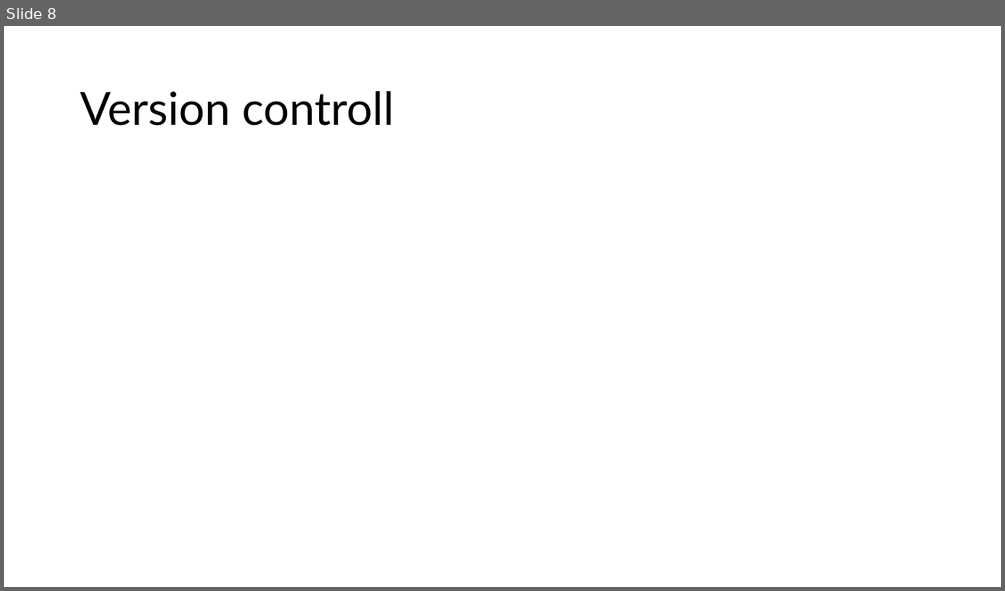
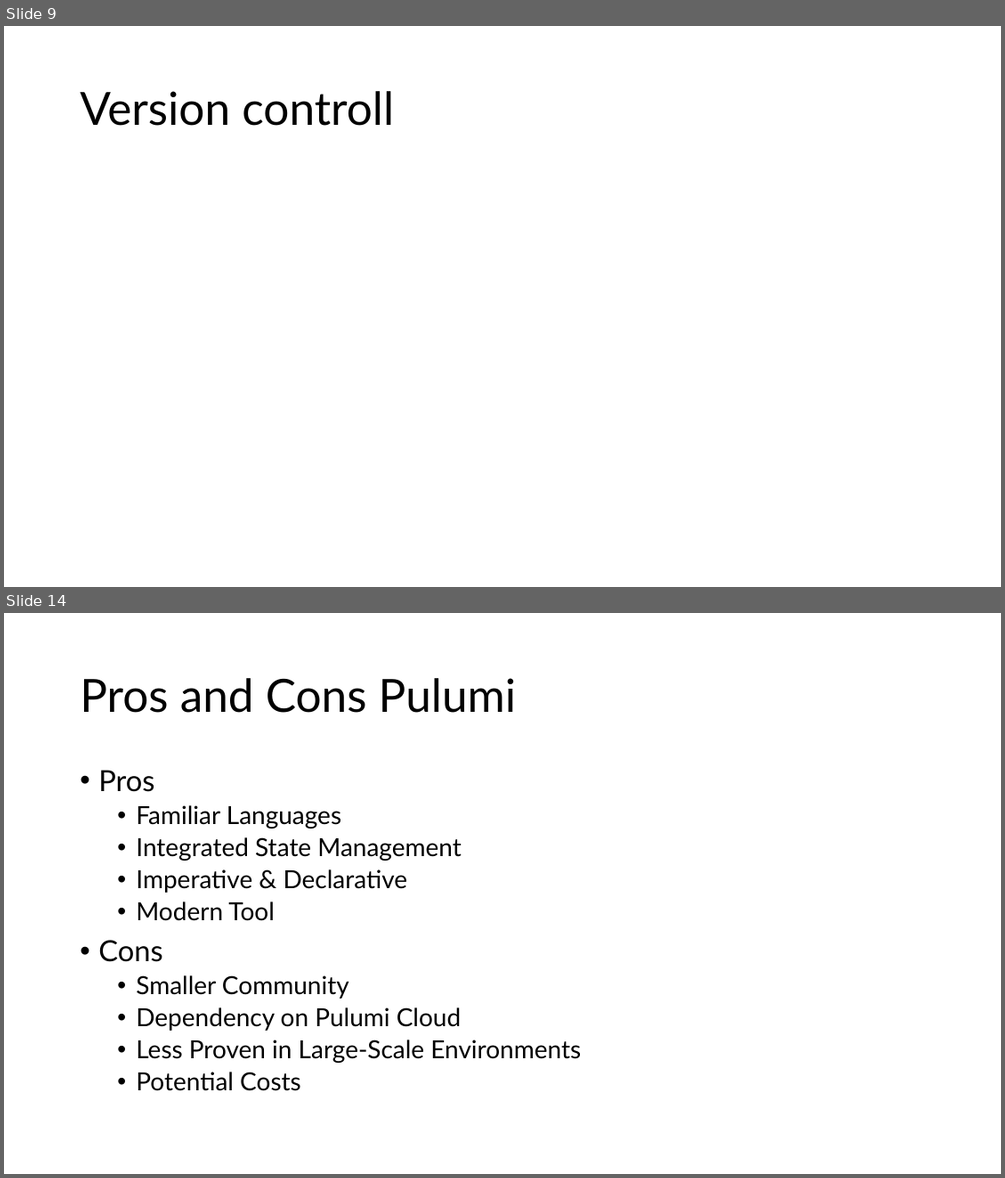
Before and after one commit to sebivenlo/esd-2024-terraform, a slide deck: Presentation/Terraform.pptx. Shown one above the other, each under a label of ours: slide 8 before the commit, slides 9 and 14 after it; the slides between them are not shown. The pictures are 1005x591 and 1005x1178 pixels, drawn with LibreOffice and Linux fonts; fonts in the diff are those of the drawing. Boxes give left, top, right and bottom in pixels: in the first picture for what was removed or moved away, otherwise in the second. Text is boxed around its words. In the diff, an @@ line names an element or a change of style, - is before the commit and + after.

```diff
--- a/Presentation/Terraform.pptx
+++ b/Presentation/Terraform.pptx
@@ slide 14 added at <box>4,613,1001,1174</box>, background #FFFFFF @@
@@ title added at <box>80,678,516,713</box>, 44 pt, text #000000 @@
+Pros and Cons Pulumi
@@ text added at <box>98,770,581,1091</box>, 24 pt, text #000000 @@
+• Pros
+  • Familiar Languages
+  • Integrated State Management
+  • Imperative & Declarative
+  • Modern Tool
+• Cons
+  • Smaller Community
+  • Dependency on Pulumi Cloud
+  • Less Proven in Large-Scale Environments
+  • Potential Costs
@@ what was slide 8 is now slide 9 @@
```
Also in this commit, not shown: 4 slides changed, 3 other slides added.
